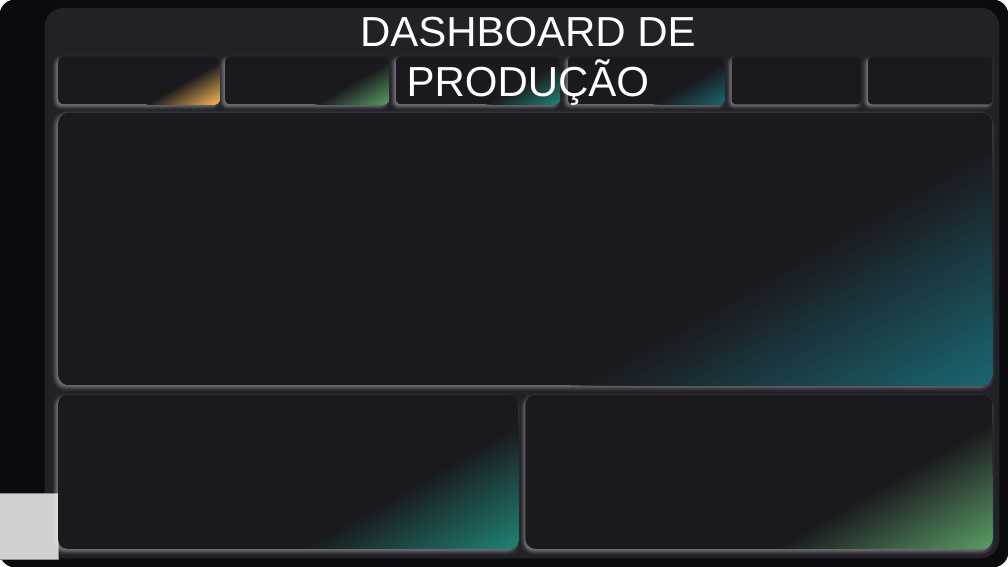
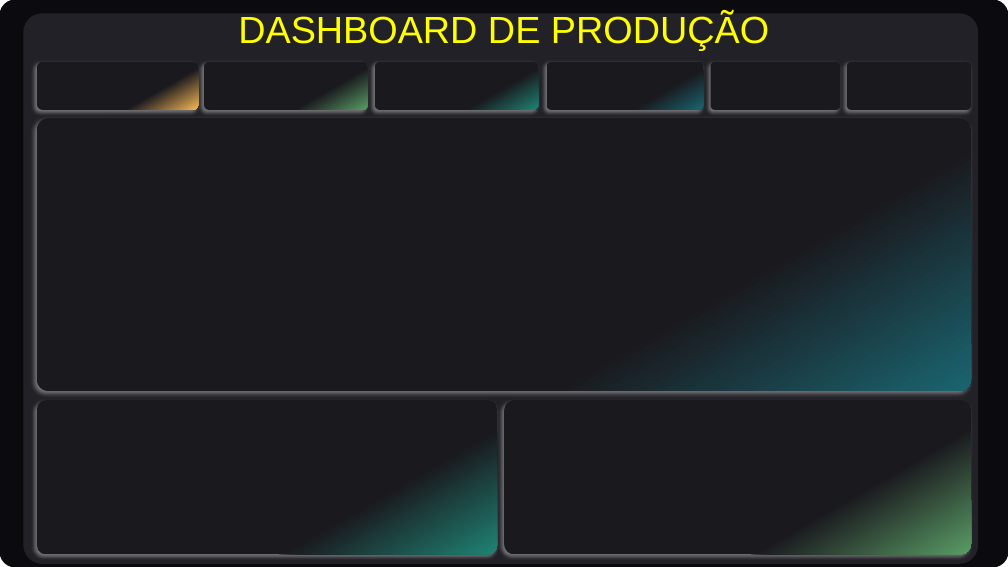
Before and after one commit to VerlaAcosta1973/dashboard-producao-powerbi, a slide deck: slide 1 of Plano de Fundo.pptx. Drawn at 1008x567 pixels with LibreOffice and Linux fonts; fonts in the diff are those of the drawing; grey boxes stand for pictures. Boxes give left, top, right and bottom in pixels: in the first picture for what was removed or moved away, otherwise in the second. Text is boxed around its words. In the diff, an @@ line names an element or a change of style, - is before the commit and + after.

```diff
--- a/Plano de Fundo.pptx
+++ b/Plano de Fundo.pptx
@@ text "DASHBOARD DE PRODUÇÃO" moved from (x1=360, y1=16, x2=695, y2=105) to (x1=238, y1=13, x2=769, y2=50) @@
@@ text "DASHBOARD DE PRODUÇÃO" at (x1=238, y1=13, x2=769, y2=50): size 40 to 36 pt, text colour #FFFFFF to #FFFF00 @@
@@ 10 rounded rectangles moved together from (x1=45, y1=8, x2=1000, y2=558) to (x1=24, y1=14, x2=979, y2=563) @@
@@ picture removed at (x1=0, y1=494, x2=58, y2=559) @@
```
Also in this commit, not shown: 4 other files.
